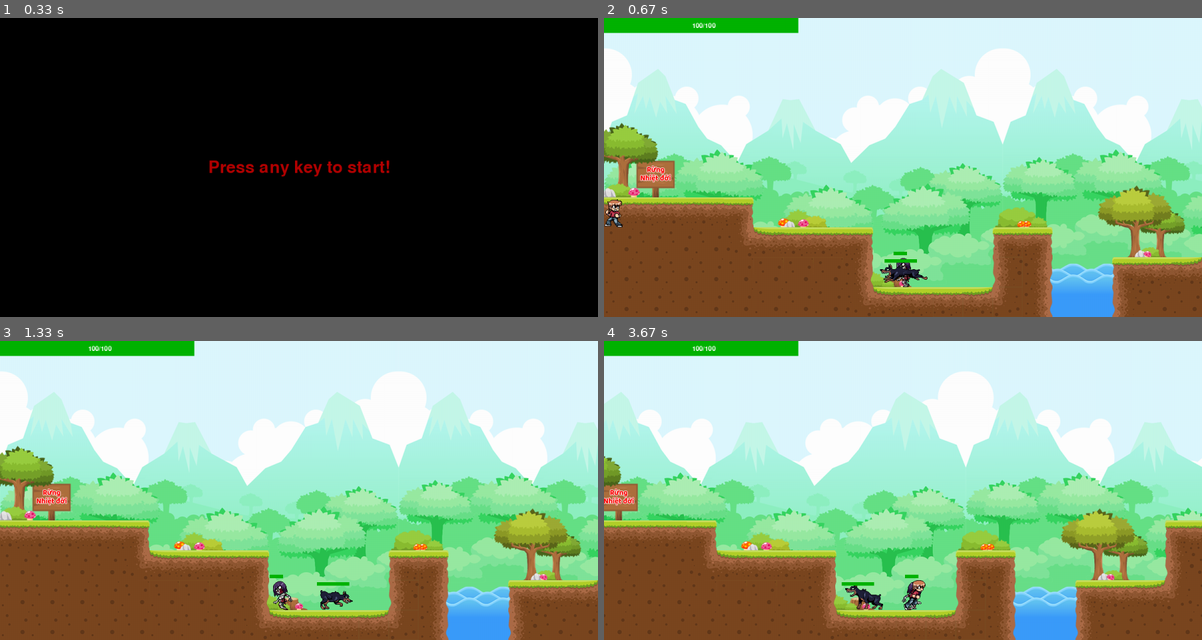
Above: before the commit, frames 1-4 (two rows, left to right).
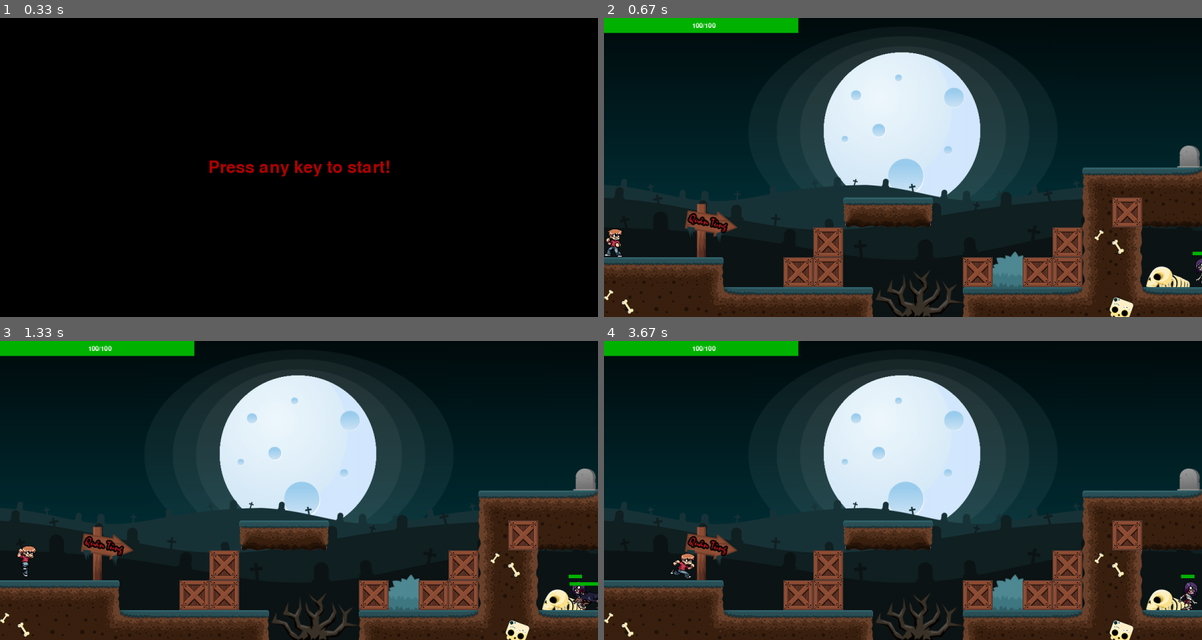
Above: after the commit, the same moments.

Repository: Tung-hehe/punch-pygame
Game: pygame game, started from game.py
Two runs of this game, one before a commit and one after it. Both use one fixed random seed, a clock stepped at 60 frames per second and the inputs below.
Inputs:
- Up to frame 1 (0.33 s): no input
- Up to frame 2 (0.67 s): hold D from 0.33 s (still down)
- Up to frame 3 (1.33 s): release D at 0.8 s; hold W 0.83-1.13 s; hold D from 1.17 s (still down)
- Up to frame 4 (3.67 s): release D at 1.63 s; hold A 1.67-2.2 s; hold A 2.23-2.63 s; hold W 2.67-3.03 s; hold D from 3.07 s (still down)

Frame 1 is identical in both runs. In frame 2, 93% of the frame differs, in the area x 0-100%, y 0-100%; in frame 3, 93%; in frame 4, 95%.

Commit message:
Fix new map

Diff:
--- a/game.py
+++ b/game.py
@@ -25,7 +25,7 @@
         self.player.rect.y = 400
 
         # Create all the maps
-        self.map_list = [maps.Map_02(self.player), maps.Map_01(self.player)]
+        self.map_list = [maps.Map_01(self.player), maps.Map_02(self.player)]
 
         # Set the current map
         self.current_map_index = 0
